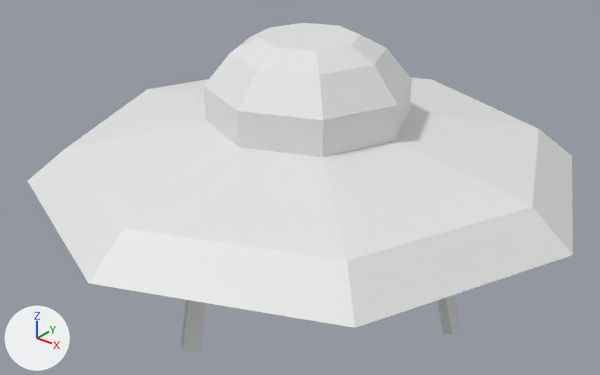
The FBX model BALLISTIC/Assets/prefabs/alien.fbx, before and after one commit.
Both versions are drawn from a 50 mm camera at (7.09, -8.85, 7.13) aimed at (-0.07, 0.11, 1.57). The axes (+X, +Y, +Z) are drawn at lower left. The lights are the same throughout. Where no turn or scale is listed for an object, it has been applied to the vertices.

Before the edit, the objects in view are built like this:
```python
me_cylinder = bpy.data.meshes.new('Cylinder')
me_cylinder.from_pydata(...)  # 56 vertices, 50 faces; spans x -1.0..1.0, y -1.0..1.0, z -4.39..1.0
me_cylinder_001 = bpy.data.meshes.new('Cylinder.001')
me_cylinder_001.from_pydata(...)  # 12 vertices, 6 faces; spans x -0.13..0.13, y -0.31..0.31, z -0.75..0.75
me_cylinder_003 = bpy.data.meshes.new('Cylinder.003')
me_cylinder_003.from_pydata(...)  # 12 vertices, 6 faces; spans x -0.34..0.34, y -0.13..0.13, z -0.75..0.75
ob_cylinder = bpy.data.objects.new('Cylinder', me_cylinder)
ob_cylinder.location = (-0.08, 0.32, 1.84)
ob_cylinder.rotation_euler = (0.0, 0.0, 3.142)  # degrees (0, 0, 180)
ob_cylinder.scale = (-4.21, -4.21, -0.466)
ob_cylinder_001 = bpy.data.objects.new('Cylinder.001', me_cylinder_001)
ob_cylinder_001.location = (-0.07, -2.19, 0.73)
ob_cylinder_003 = bpy.data.objects.new('Cylinder.003', me_cylinder_003)
ob_cylinder_003.location = (2.39, 0.29, 0.73)
```
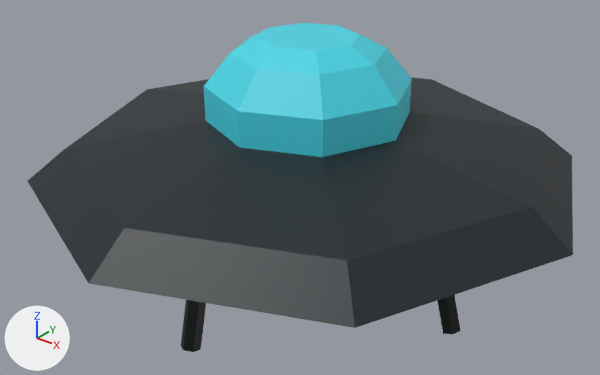
Boxes (x1, y1, x2, y2) around the edits, measured in the pictures (600 x 375 px):
'Cylinder.001', recoloured (grey to black): (181, 300, 206, 352) in both
'Cylinder.003', recoloured (grey to black): (437, 295, 461, 334) in both
part 1 of me_cylinder, recoloured (white to cyan): (204, 23, 412, 157) in both
part 2 of me_cylinder, recoloured (white to grey): (28, 77, 573, 328) in both

Edits to the bpy script that builds the scene:
```text
Add mat_material_003:
    mat_material_003 = principled_material('Material.003')
    mat_material_003.base_color = (0.000118, 0.0014, 0.00315)  # black #00050a
Add mat_material_001:
    mat_material_001 = principled_material('Material.001')
    mat_material_001.base_color = (0.00977, 0.0164, 0.0205)  # black #192327
Add mat_material:
    mat_material = principled_material('Material')
    mat_material.base_color = (0.0615, 0.673, 0.8)  # cyan #46d6e7
Add mat_material_005:
    mat_material_005 = principled_material('Material.005')
    mat_material_005.base_color = (0.0021, 0.0021, 0.0021)  # black #070707
Change me_cylinder_001:
    where me_cylinder_001.from_pydata(...)  # 12 vertices, 6 faces; spans x -0.13..0.13, y -0.31..0.31, z -0.75..0.75
    add me_cylinder_001.materials.append(mat_material_003)  # black #00050a
Change me_cylinder_003:
    where me_cylinder_003.from_pydata(...)  # 12 vertices, 6 faces; spans x -0.34..0.34, y -0.13..0.13, z -0.75..0.75
    add me_cylinder_003.materials.append(mat_material_005)  # black #070707
Change me_cylinder:
    where me_cylinder.from_pydata(...)  # 56 vertices, 50 faces; spans x -1.0..1.0, y -1.0..1.0, z -4.39..1.0
    used by ob_cylinder; location = (-0.08, 0.32, 1.84); rotation_euler = (0.0, 0.0, 3.142), in degrees (0, 0, 180); scale = (-4.21, -4.21, -0.466)
    me_cylinder part 1: all 25 faces centred in x -0.31..0.31, y -0.31..0.31, z -4.39..-2.34 switch from no material to mat_material (cyan #46d6e7)
    me_cylinder part 2: all 25 faces centred in x -0.79..0.79, y -0.79..0.79, z -1.39..1.0 switch from no material to mat_material_001 (black #192327)
```
